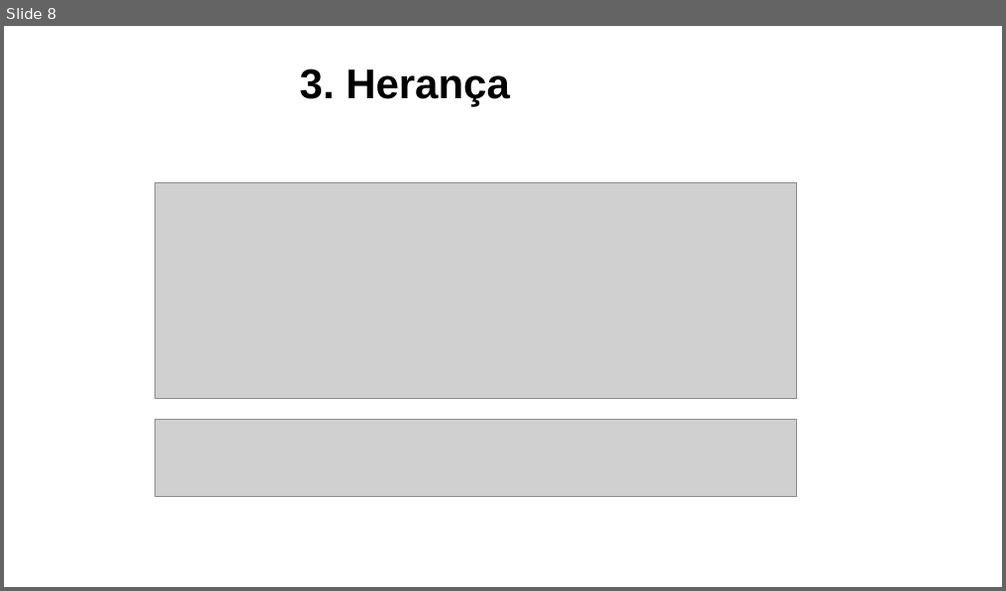
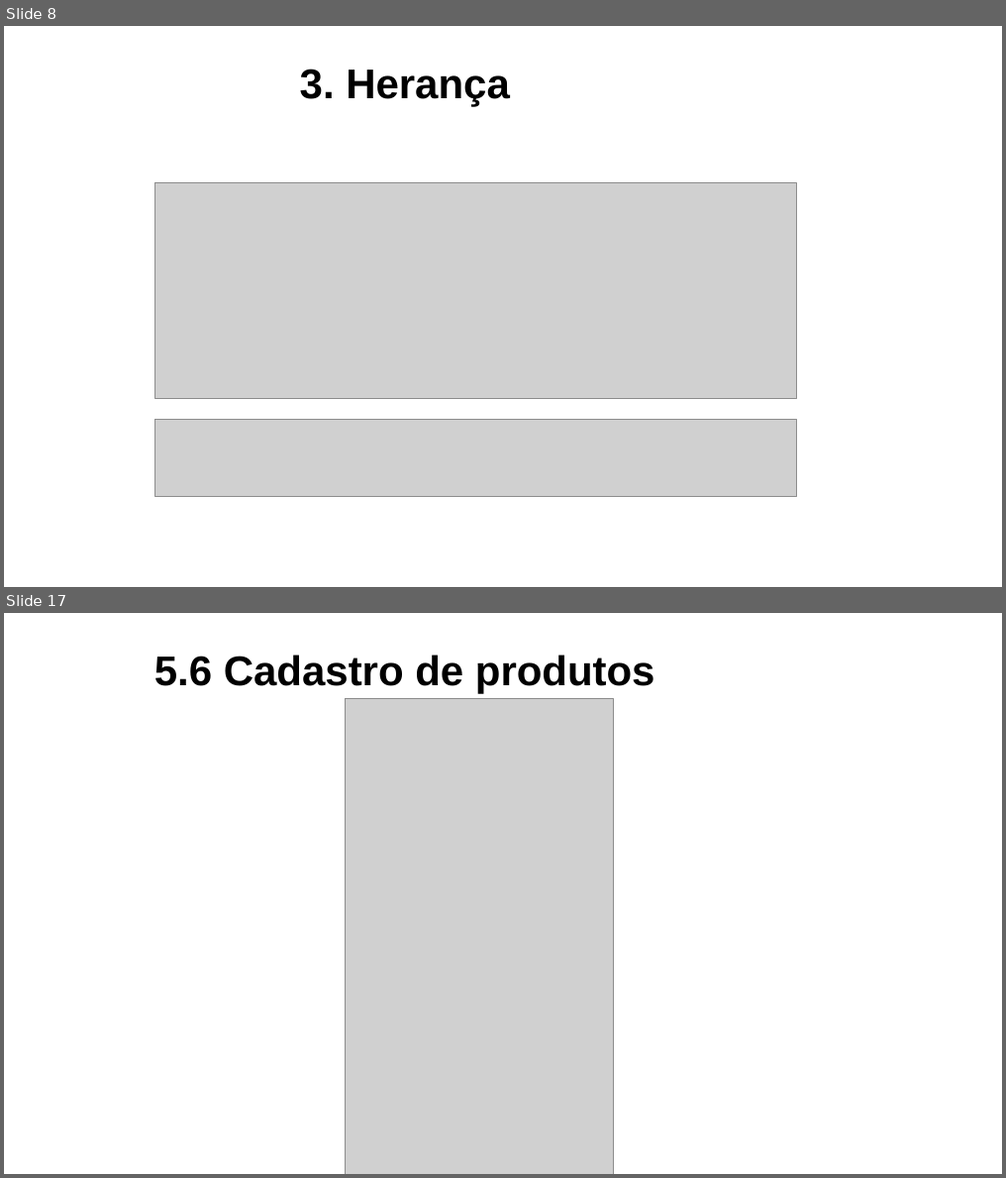
Before and after one commit to lucasdorador/Projetos, a slide deck: TDP/1o. Semestre 2018/Apresentação.pptx. Shown one above the other, each under a label of ours: slide 8 before the commit, slides 8 and 17 after it; the slides between them are not shown. The pictures are 1006x591 and 1006x1178 pixels, drawn with LibreOffice and Linux fonts; fonts in the diff are those of the drawing; grey boxes stand for pictures; background and template pictures are left out. Boxes give left, top, right and bottom in pixels: in the first picture for what was removed or moved away, otherwise in the second. Text is boxed around its words. In the diff, an @@ line names an element or a change of style, - is before the commit and + after.

```diff
--- a/TDP/1o. Semestre 2018/Apresentação.pptx
+++ b/TDP/1o. Semestre 2018/Apresentação.pptx
@@ slide 17 added at (4, 613, 1002, 1174), background picture (left out) @@
@@ text added at (154, 655, 655, 693), 40 pt, text #000000, bold @@
+5.6 Cadastro de produtos
@@ picture added at (346, 698, 614, 1174) @@
```
Also in this commit, not shown: 4 slides changed, 10 other slides added, 3 slides removed, 3 other files.
